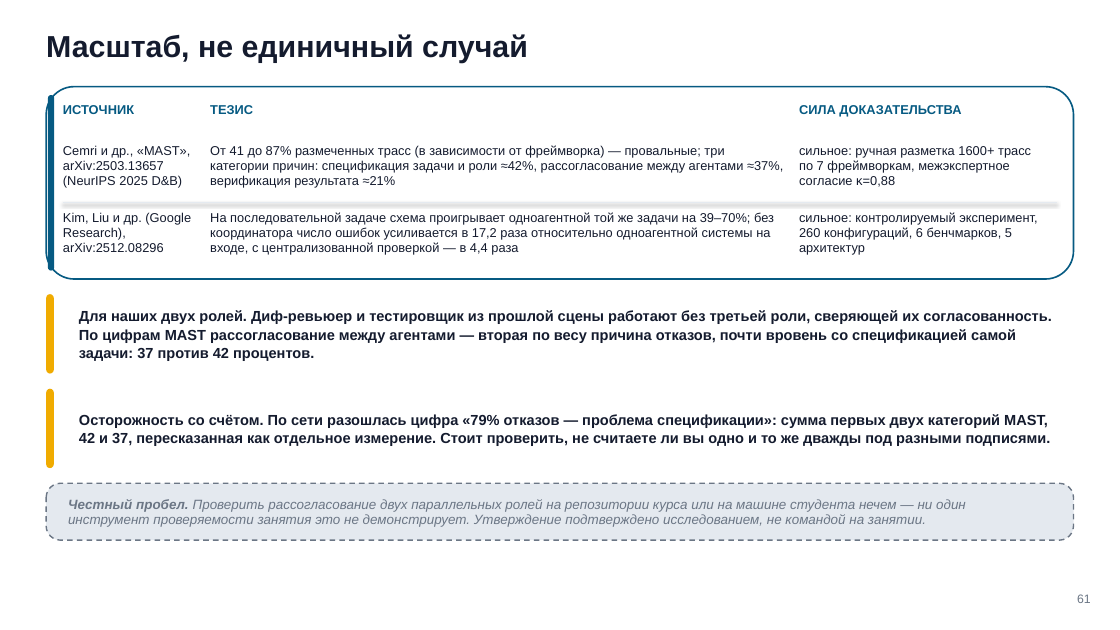
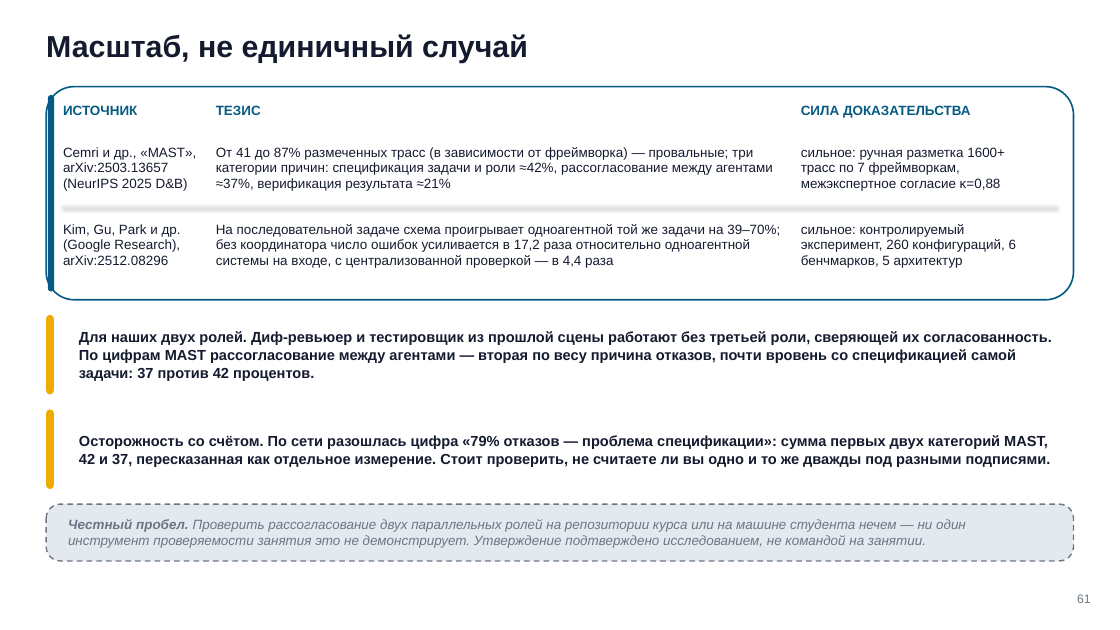
Before and after one commit to tellina-study/AI-usage-lessons, a slide deck: slide 61 of library/seminars/sem-06/rendered/sem-06.pptx. Drawn at 1120x630 pixels with LibreOffice and Linux fonts; fonts in the diff are those of the drawing. Boxes give left, top, right and bottom in pixels: in the first picture for what was removed or moved away, otherwise in the second. Text is boxed around its words. In the diff, an @@ line names an element or a change of style, - is before the commit and + after.

Commit message:
#225 Семинар 6: правки проверки фактов (два P0 оказались ложной тревогой инструмента, три дефекта починены), дека пересобрана

```diff
--- a/library/seminars/sem-06/rendered/sem-06.pptx
+++ b/library/seminars/sem-06/rendered/sem-06.pptx
@@ rounded rectangle: place and size @@
-rounded rectangle at [46,87,1074,279]
+rounded rectangle at [46,87,1074,300]
@@ rounded rectangle at [46,87,1074,300]: proportions changed @@
@@ rounded rectangle: place and size @@
-rounded rectangle at [48,95,54,271]
+rounded rectangle at [48,95,54,292]
@@ size 11 to 11.5 pt; line spacing 12.1pt to 12.7pt in 3 elements at [801,105,971,118], [216,105,261,115], [63,105,137,115] @@
@@ line moved from (63, 202) - (1057, 202) to (63, 206) - (1057, 206) @@
@@ size 11 to 11.5 pt; line spacing 12.6pt to 13.2pt in 5 elements at [801,147,1005,191], [216,147,773,191], [63,147,196,191], [216,224,780,268], [801,224,1016,268] @@
@@ text at [63,224,181,265]: text changed; size 11 to 11.5 pt @@
-Kim, Liu и др. (Google Research), arXiv:2512.08296
+Kim, Gu, Park и др. (Google Research), arXiv:2512.08296
@@ 3 texts, 3 rounded rectangles: place and size @@
-3 texts, 3 rounded rectangles at [46,294,1074,540]
+3 texts, 3 rounded rectangles at [46,315,1074,561]
```
Also in this commit, not shown: 1 other slide changed, 8 other files.
